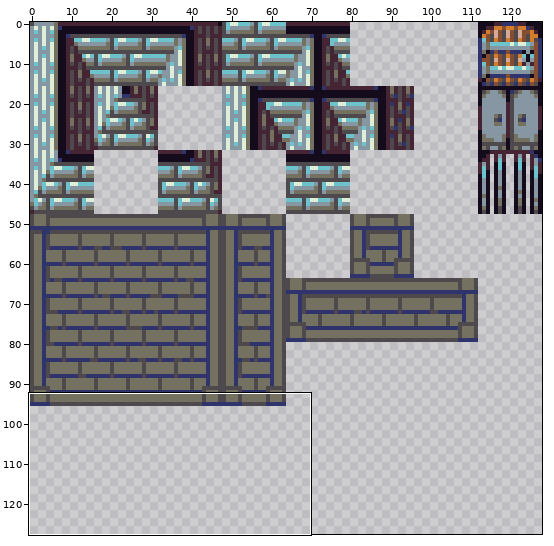
One commit to this sprite sheet: app/src/main/res/drawable/tileset2.png. Above, an overview of the earlier version with the close-up marked.
Close-up. First the earlier version:
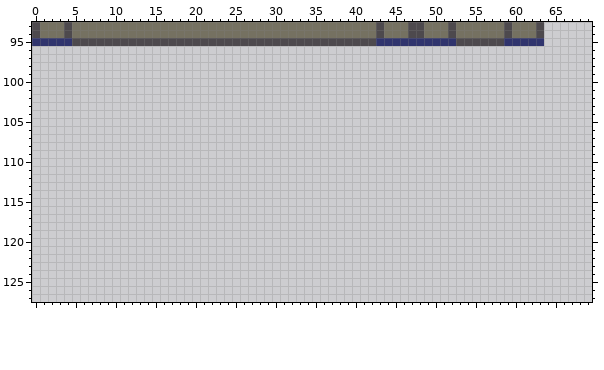
The file is 128x128 pixels. Shown: x 0..69, y 93..127.
Once edited:
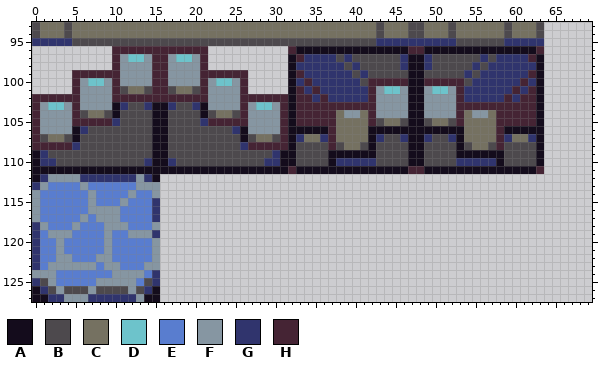
Palette (. is transparent): A #140c1c  B #4d494d  C #757161  D #6dc3cb  E #597dcf  F #8696a2  G #30346d  H #452434
The exact change:
@@ x 0..69 @@
  95 GGGGGBBBBBBBBBBBBBBBBBBBBBBBBBBBBBBBBBBBBBBGGGGGGGGGGBBBBBBGGGGG......
- 96 ......................................................................
- 97 ......................................................................
- 98 ......................................................................
- 99 ......................................................................
-100 ......................................................................
-101 ......................................................................
-102 ......................................................................
-103 ......................................................................
-104 ......................................................................
-105 ......................................................................
-106 ......................................................................
-107 ......................................................................
-108 ......................................................................
-109 ......................................................................
-110 ......................................................................
-111 ......................................................................
-112 ......................................................................
-113 ......................................................................
-114 ......................................................................
-115 ......................................................................
-116 ......................................................................
-117 ......................................................................
-118 ......................................................................
-119 ......................................................................
-120 ......................................................................
-121 ......................................................................
-122 ......................................................................
-123 ......................................................................
-124 ......................................................................
-125 ......................................................................
-126 ......................................................................
-127 ......................................................................
+ 96 ..........HHHHHHHHHHHH..........HAAAAAAAAAAAAAAHHAAAAAAAAAAAAAAH......
+ 97 ..........HFDDFHHFDDFH..........AHGGGGBGBBBBBBGAAGBBBBBBGBGGGGHA......
+ 98 ..........HFFFFHHFFFFH..........AGGGGGGBGBBBBBGAAGBBBBBGBGGGGGGA......
+ 99 .....HHHHHHFFFFHHFFFFHHHHHH.....AHGGGGGGBGBBBBBAABBBBBGBGGGGGGHA......
+100 .....HFDDFHFFFFHHFFFFHFDDFH.....AGHGGGGGGBHHHHHAAHHHHHBGGGGGGHGA......
+101 .....HFFFFHBCCBHHBCCBHFFFFH.....AHGHGGGGGGHFDDFAAFDDFHGGGGGGHGHA......
+102 HHHHHHFFFFHHHHHHHHHHHHFFFFHHHHHHAHHGHGGGGGHFFFFAAFFFFHGGGGGHGHHA......
+103 HFDDFHFFFFAGBBGAAGBBGAFFFFHFDDFHAHHHHHHHHHHFFFFAAFFFFHHHHHHHHHHA......
+104 HFFFFHBCCBABBBBAABBBBABCCBHFFFFHAHHHHHCFFCHFFFFAAFFFFHCFFCHHHHHA......
+105 HFFFFHHHHHGBBBBAABBBBGHHHHHFFFFHAHHHHHCCCCHBCCBAABCCBHCCCCHHHHHA......
+106 HFFFFAGBBBBBBBBAABBBBBBBBGAFFFFHAAAAAHCCCCAAAAAAAAAAAACCCCHAAAAA......
+107 HBCCBABBBBBBBBBAABBBBBBBBBABCCBHAGCCGHCCCCAGBBGAAGBBGACCCCHGCCGA......
+108 HHHHHGBBBBBBBBBAABBBBBBBBBGHHHHHABBBBHBCCBABBBBAABBBBABCCBHBBBBA......
+109 AGBBBBBBBBBBBBBAABBBBBBBBBBBBBGAABBBBAAAAAABBBBAABBBBAAAAAABBBBA......
+110 AGGBBBBBBBBBBBGAAGBBBBBBBBBBBGGAABBBBAGGGGGBBBBAABBBBGGGGGABBBBA......
+111 AAAAAAAAAAAAAAAAAAAAAAAAAAAAAAAAHAAAAAAAAAAAAAAHHAAAAAAAAAAAAAAH......
+112 AGFFFFGGGGGGGFGA......................................................
+113 GFEEEEFEEEEEEFFF......................................................
+114 FEEEEEEFEEEEFEEF......................................................
+115 FEEEEEEFEEEFEEEG......................................................
+116 FEEEEEEFFFFEEEEG......................................................
+117 FEEEEEFEFFFEEEEG......................................................
+118 GFEEEFEEEFFFEEEF......................................................
+119 GEFFFEEEEFEEFFFG......................................................
+120 GEEFEEEEEFEEEEEF......................................................
+121 GEEFEEEEEFEEEEEF......................................................
+122 GEEFFEEEFFEEEEEF......................................................
+123 GEFFFFFFEFFEEEFF......................................................
+124 FFFEEEEEEEFFFFEG......................................................
+125 GBFEEEEEFFFFFEBG......................................................
+126 AGBFBBBFBBBBFBGA......................................................
+127 AAGGFFFGGGGGGFAA......................................................
Where, in picture pixels (left, top, right, bottom), the same in both close-ups:
added: (32, 46, 544, 302)
